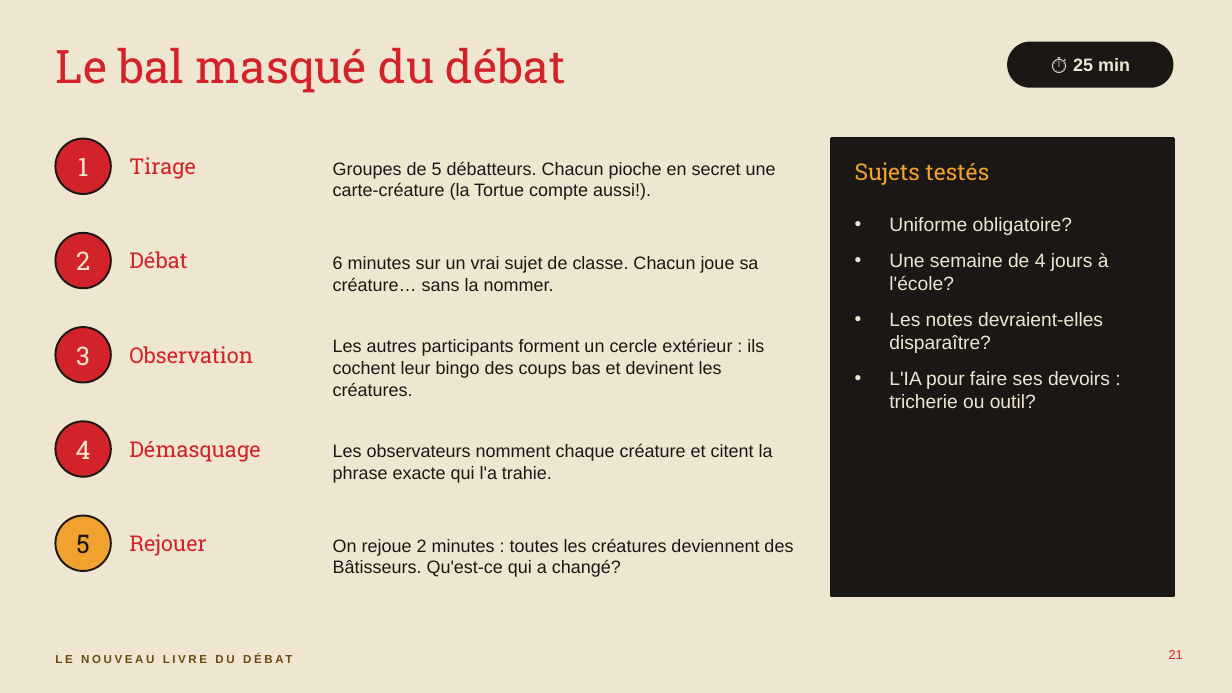
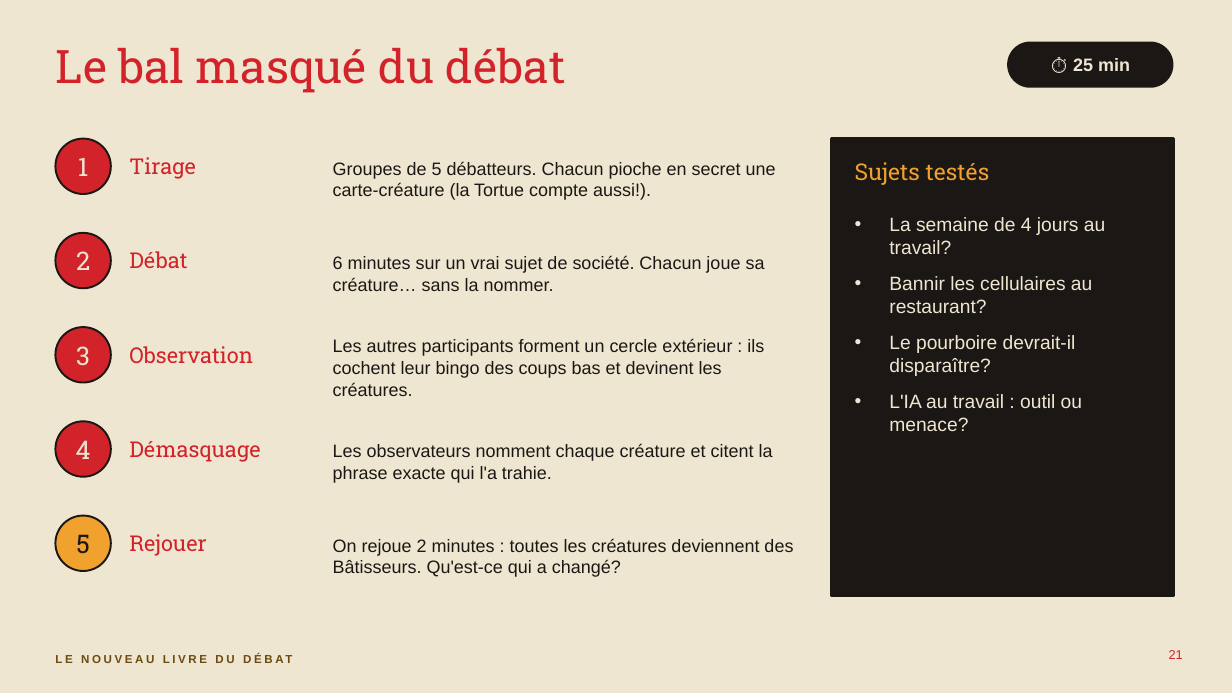
Before and after one commit to isabellepedneault111-ai/Chat-, a slide deck: slide 21 of debat-agreable/seminaire-confrontation-agreable.pptx. Drawn at 1232x693 pixels with LibreOffice and Linux fonts; fonts in the diff are those of the drawing. Boxes give left, top, right and bottom in pixels: in the first picture for what was removed or moved away, otherwise in the second. Text is boxed around its words. In the diff, an @@ line names an element or a change of style, - is before the commit and + after.

```diff
--- a/debat-agreable/seminaire-confrontation-agreable.pptx
+++ b/debat-agreable/seminaire-confrontation-agreable.pptx
@@ text at (889,217,1105,431): text changed @@
-• Uniforme obligatoire?
-• Une semaine de 4 jours à l'école?
-• Les notes devraient-elles disparaître?
-• L'IA pour faire ses devoirs : tricherie ou outil?
+• La semaine de 4 jours au travail?
+• Bannir les cellulaires au restaurant?
+• Le pourboire devrait-il disparaître?
+• L'IA au travail : outil ou menace?
@@ text at (333,255,765,291): text changed @@
-6 minutes sur un vrai sujet de classe. Chacun joue sa créature… sans la nommer.
+6 minutes sur un vrai sujet de société. Chacun joue sa créature… sans la nommer.
```
Also in this commit, not shown: 6 other slides changed, 1 slide added, 1 slide removed, 23 other files.
